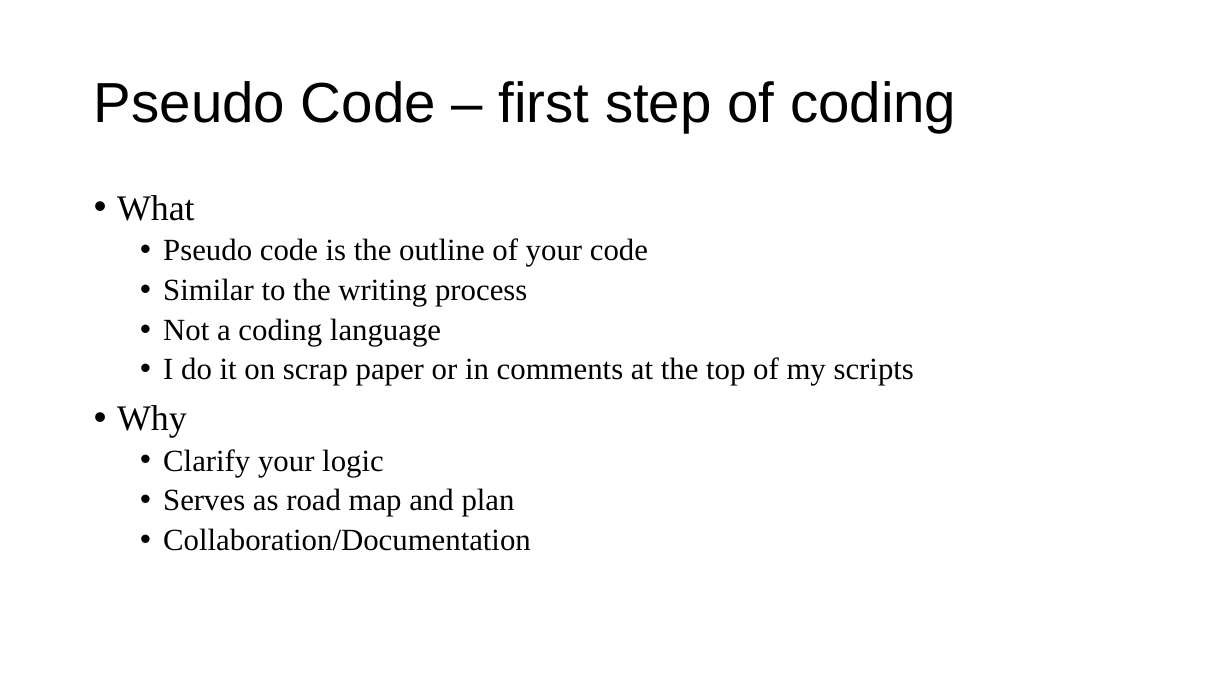
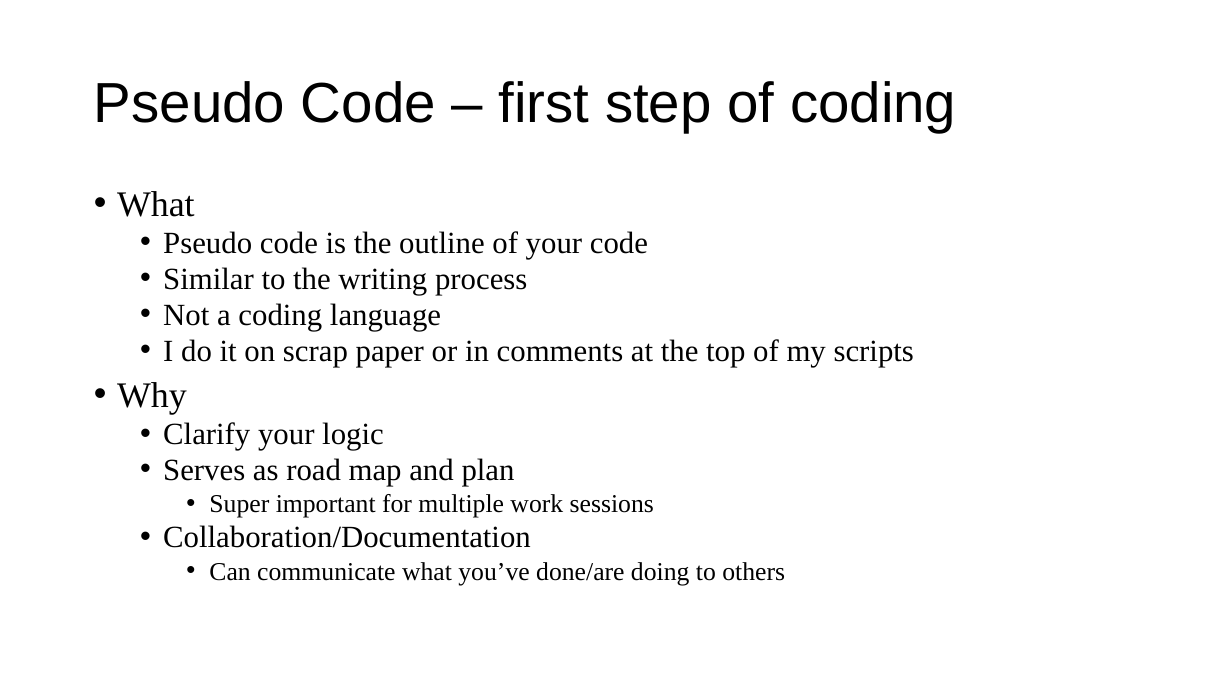
Before and after one commit to a5creel/intro_to_programming, a slide deck: slide 15 of lecture_material/1_think_like_computer.pptx. Drawn at 1232x693 pixels with LibreOffice and Linux fonts; fonts in the diff are those of the drawing. Boxes give left, top, right and bottom in pixels: in the first picture for what was removed or moved away, otherwise in the second. Text is boxed around its words. In the diff, an @@ line names an element or a change of style, - is before the commit and + after.

```diff
--- a/lecture_material/1_think_like_computer.pptx
+++ b/lecture_material/1_think_like_computer.pptx
@@ text at box(117, 191, 914, 548): line spacing 0.9 to 0.8 @@
@@ text at box(209, 494, 654, 518): paragraph added @@
+    • Super important for multiple work sessions
@@ text at box(209, 562, 785, 585): paragraph added @@
+    • Can communicate what you’ve done/are doing to others
```
Also in this commit, not shown: 12 other slides changed, 4 other files.
